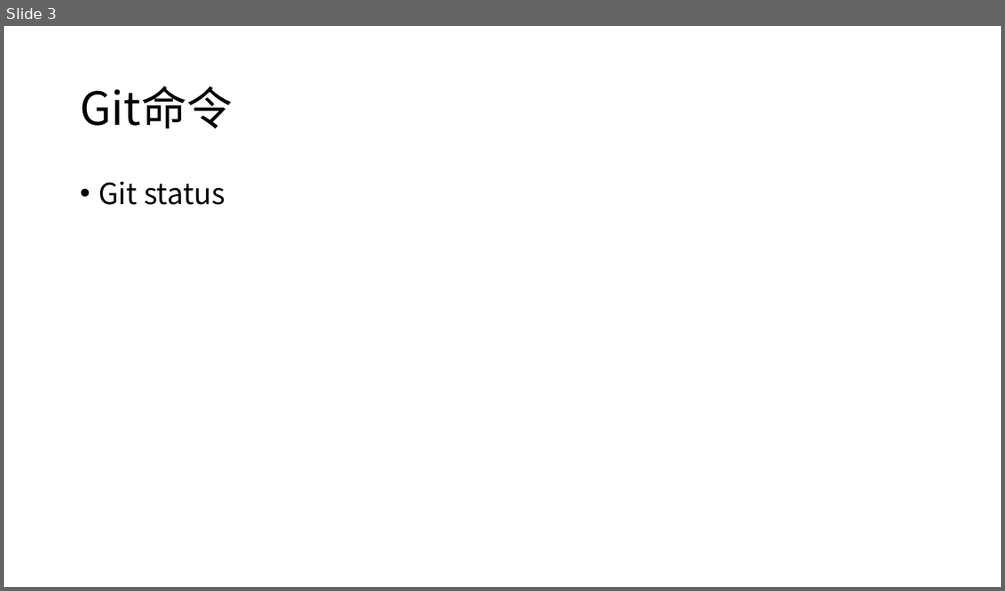
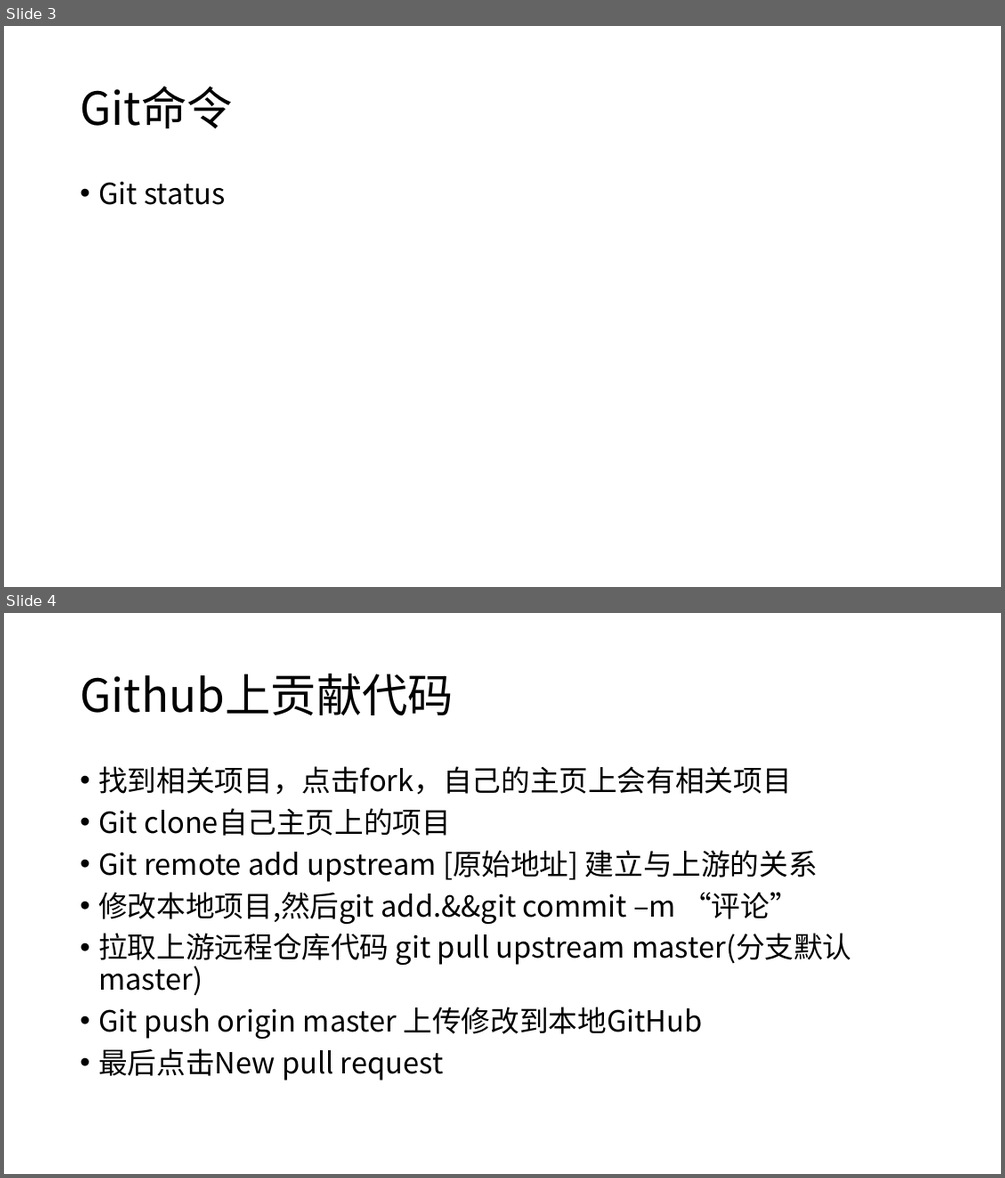
Before and after one commit to niph2018/gitGUIuse, a slide deck: git命令更新.pptx. Shown one above the other, each under a label of ours: slide 3 before the commit, slides 3 and 4 after it. The pictures are 1005x591 and 1005x1178 pixels, drawn with LibreOffice and Linux fonts; fonts in the diff are those of the drawing. Boxes give left, top, right and bottom in pixels: in the first picture for what was removed or moved away, otherwise in the second. Text is boxed around its words. In the diff, an @@ line names an element or a change of style, - is before the commit and + after.

Commit message:
add github fork

```diff
--- a/git命令更新.pptx
+++ b/git命令更新.pptx
@@ slide 4 added at <box>4,613,1001,1174</box>, background #FFFFFF @@
@@ title added at <box>80,674,453,715</box>, 44 pt, text #000000 @@
+Github上贡献代码
@@ text added at <box>98,766,851,1080</box>, 28 pt, text #000000 @@
+• 找到相关项目，点击fork，自己的主页上会有相关项目
+• Git clone自己主页上的项目
+• Git remote add upstream [原始地址] 建立与上游的关系
+• 修改本地项目,然后git add.&&git commit –m “评论”
+• 拉取上游远程仓库代码 git pull upstream master(分支默认master)
+• Git push origin master 上传修改到本地GitHub
+• 最后点击New pull request
```
